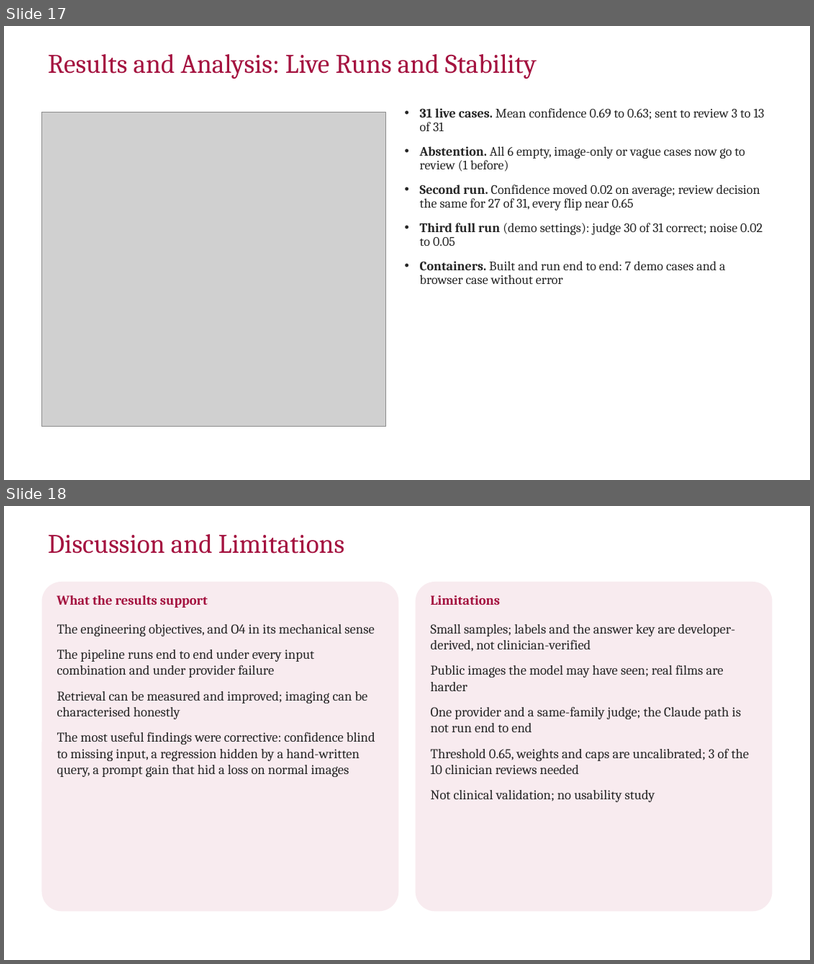
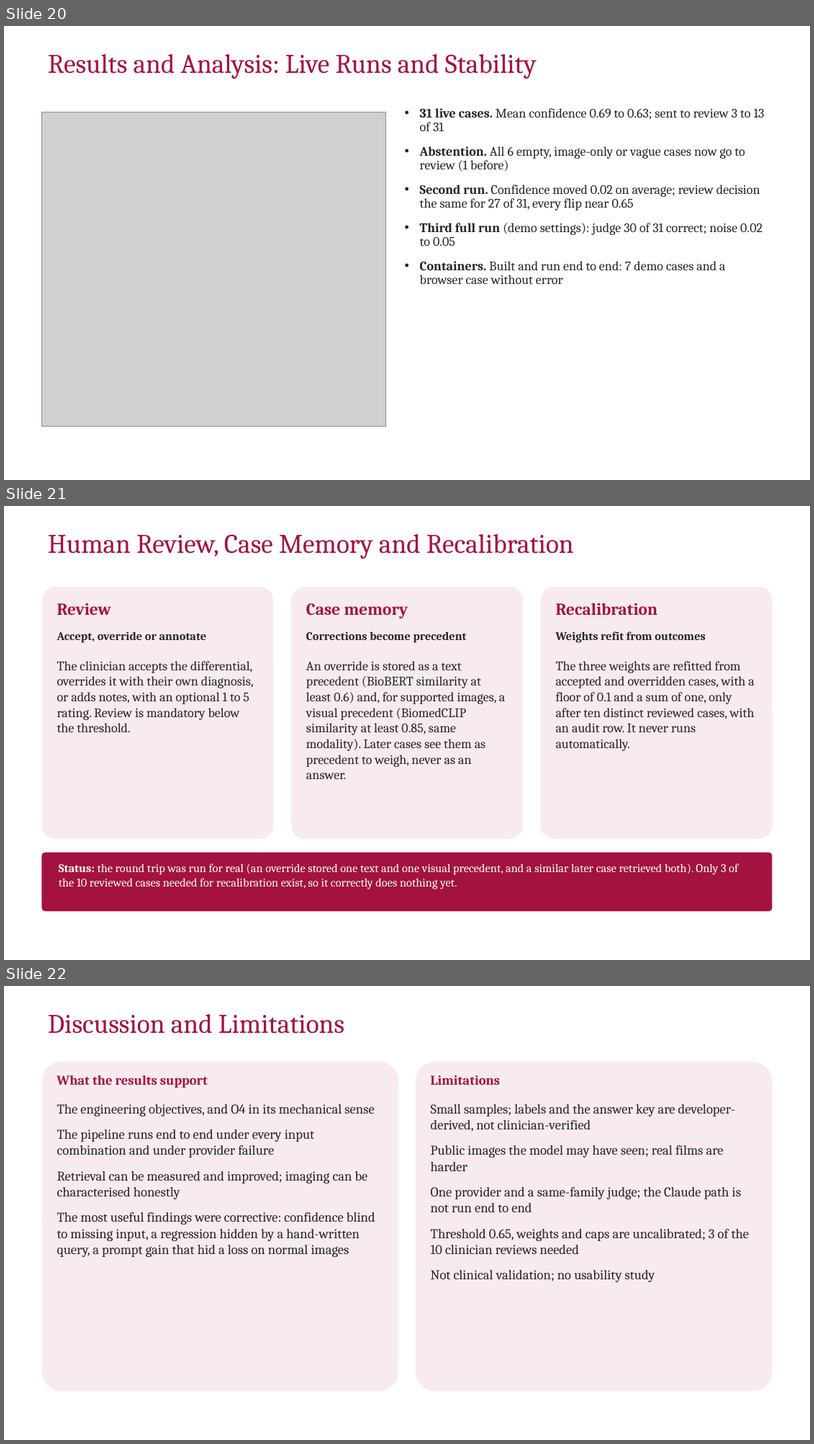
Before and after one commit to hari18305/medorcha, a slide deck: report/MedOrchestrate_Final_Review.pptx. Shown one above the other, each under a label of ours: slides 17 and 18 before the commit, slides 20, 21 and 22 after it. The pictures are 814x964 and 814x1444 pixels, drawn with LibreOffice and Linux fonts; fonts in the diff are those of the drawing; grey boxes stand for pictures; background and template pictures are left out. Boxes give left, top, right and bottom in pixels: in the first picture for what was removed or moved away, otherwise in the second. Text is boxed around its words. In the diff, an @@ line names an element or a change of style, - is before the commit and + after.

```diff
--- a/report/MedOrchestrate_Final_Review.pptx
+++ b/report/MedOrchestrate_Final_Review.pptx
@@ slide 21 added at (4,506,810,960), background #FFFFFF @@
@@ title added at (48,534,574,559), 32 pt, text #A4123F @@
+Human Review, Case Memory and Recalibration
@@ rounded rectangle added at (41,587,273,839), fill #F8EBEF @@
@@ rounded rectangle added at (291,587,523,839), fill #F8EBEF @@
@@ rounded rectangle added at (541,587,773,839), fill #F8EBEF @@
@@ text added at (57,603,111,615), 20 pt, text #A4123F, bold @@
+Review
@@ text added at (306,603,409,618), 20 pt, text #A4123F, bold @@
+Case memory
@@ text added at (556,602,658,615), 20 pt, text #A4123F, bold @@
+Recalibration
@@ text added at (57,631,207,643), 14 pt, text #262626, bold @@
+Accept, override or annotate
@@ text added at (306,631,467,643), 14 pt, text #262626, bold @@
+Corrections become precedent
@@ text added at (556,631,706,643), 14 pt, text #262626, bold @@
+Weights refit from outcomes
@@ text added at (57,661,254,732), 15.5 pt, text #262626 @@
+The clinician accepts the differential, overrides it with their own diagnosis, or adds notes, with an optional 1 to 5 rating. Review is mandatory below the threshold.
@@ text added at (306,661,506,779), 15.5 pt, text #262626 @@
+An override is stored as a text precedent (BioBERT similarity at least 0.6) and, for supported images, a visual precedent (BiomedCLIP similarity at least 0.85, same modality). Later cases see them as precedent to weigh, never as an answer.
@@ text added at (556,661,755,751), 15.5 pt, text #262626 @@
+The three weights are refitted from accepted and overridden cases, with a floor of 0.1 and a sum of one, only after ten distinct reviewed cases, with an audit row. It never runs automatically.
@@ rounded rectangle added at (41,852,772,911), fill #A4123F @@
@@ text added at (59,863,738,889), 14 pt, text #FFFFFF @@
+Status: the round trip was run for real (an override stored one text and one visual precedent, and a similar later case retrieved both). Only 3 of the 10 reviewed cases needed for recalibration exist, so it correctly does nothing yet.
@@ page number added at (4,938,41,960), 16 pt, text #FFFFFF, bold @@
+21
@@ what was slide 17 is now slide 20 @@
@@ what was slide 18 is now slide 22 @@
```
Also in this commit, not shown: 4 other slides added, 1 other file.
